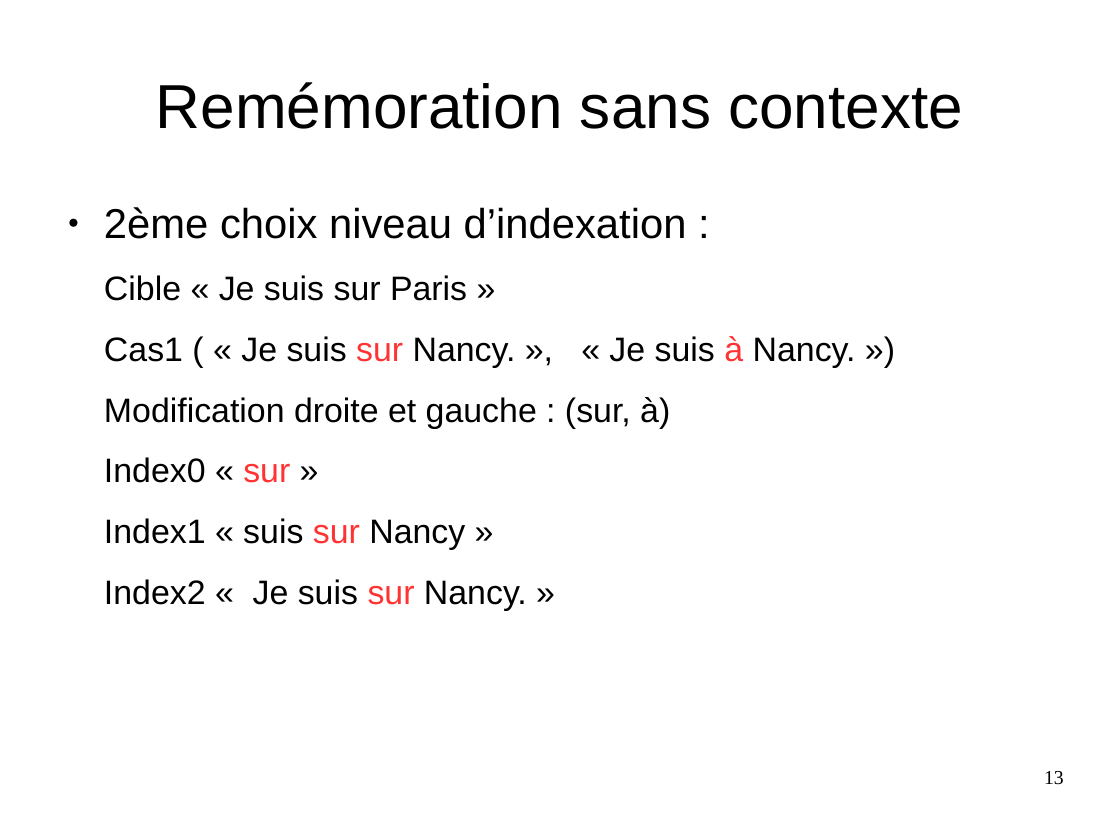
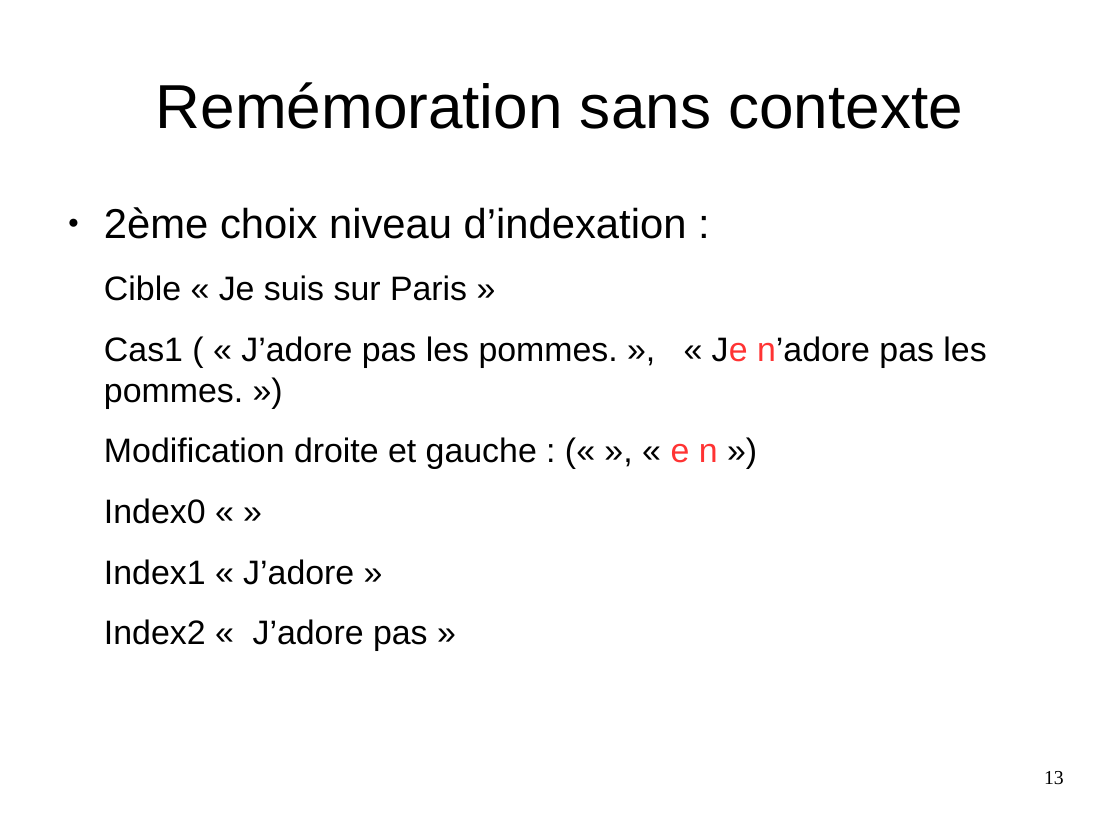
Before and after one commit to Sle3pingForest/StageL3, a slide deck: slide 13 of RapportAndre/Pres.odp. Drawn at 1120x840 pixels with LibreOffice and Linux fonts; fonts in the diff are those of the drawing. Boxes give left, top, right and bottom in pixels: in the first picture for what was removed or moved away, otherwise in the second. Text is boxed around its words. In the diff, an @@ line names an element or a change of style, - is before the commit and + after.

```diff
--- a/RapportAndre/Pres.odp
+++ b/RapportAndre/Pres.odp
@@ text at (x1=104, y1=336, x2=986, y2=651): text changed @@
-Cas1 ( « Je suis sur Nancy. », « Je suis à Nancy. »)
-Modification droite et gauche : (sur, à)
-Index0 « sur »
-Index1 « suis sur Nancy »
-Index2 « Je suis sur Nancy. »
+Cas1 ( « J’adore pas les pommes. », « Je n’adore pas les pommes. »)
+Modification droite et gauche : (« », « e n »)
+Index0 « »
+Index1 « J’adore »
+Index2 « J’adore pas »
```
Also in this commit, not shown: 2 other slides changed.
